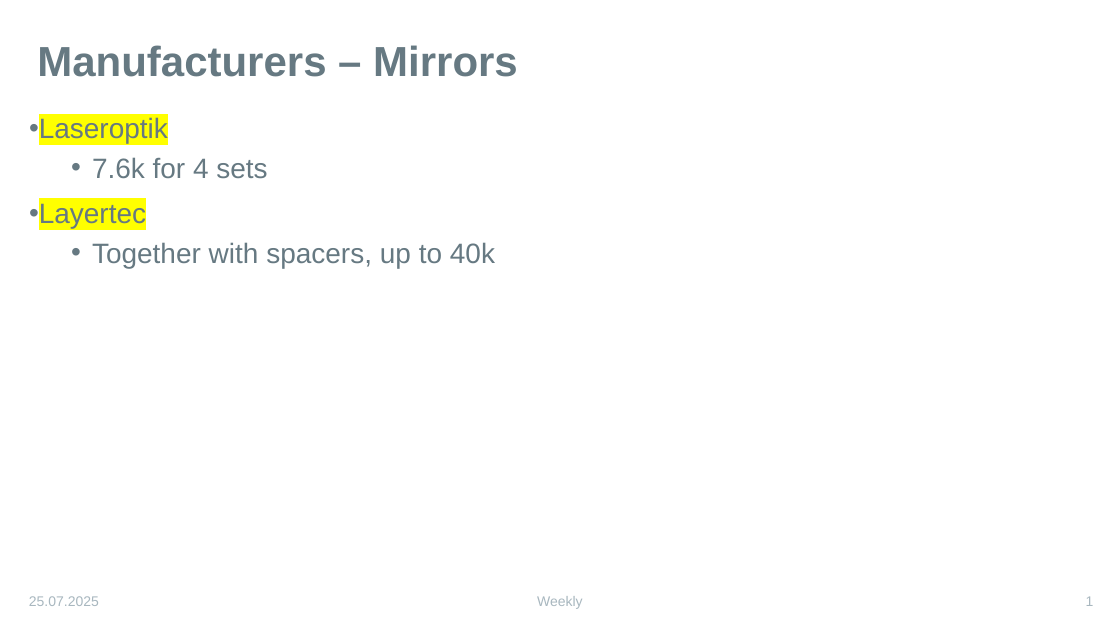
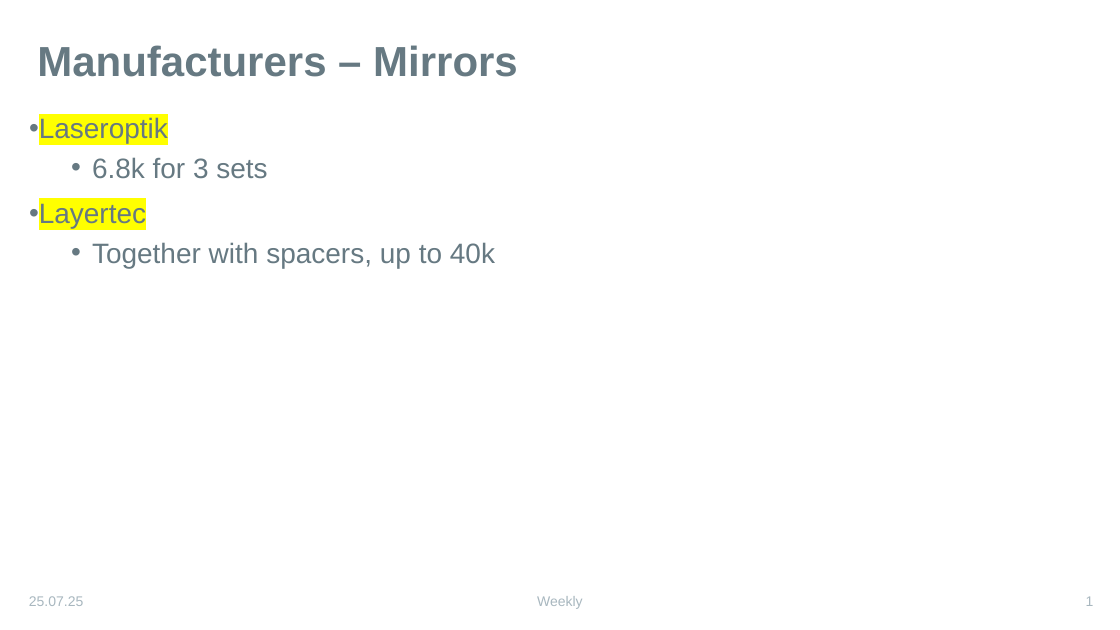
Before and after one commit to karinkruuse/Esitlused, a slide deck: slide 1 of manufacturers.pptx. Drawn at 1120x630 pixels with LibreOffice and Linux fonts; fonts in the diff are those of the drawing. Boxes give left, top, right and bottom in pixels: in the first picture for what was removed or moved away, otherwise in the second. Text is boxed around its words. In the diff, an @@ line names an element or a change of style, - is before the commit and + after.

Commit message:
update

```diff
--- a/manufacturers.pptx
+++ b/manufacturers.pptx
@@ text at [92, 157, 267, 179]: text changed @@
-  • 7.6k for 4 sets
+  • 6.8k for 3 sets
@@ text at [29, 596, 83, 606]: text changed @@
-25.07.2025
+25.07.25
```
Also in this commit, not shown: 2 other slides changed.
